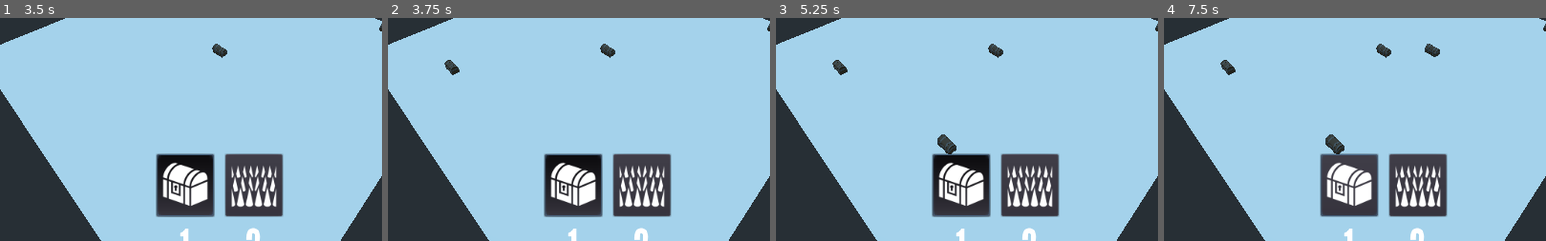
Above: before the commit, frames 1-4 (left to right).
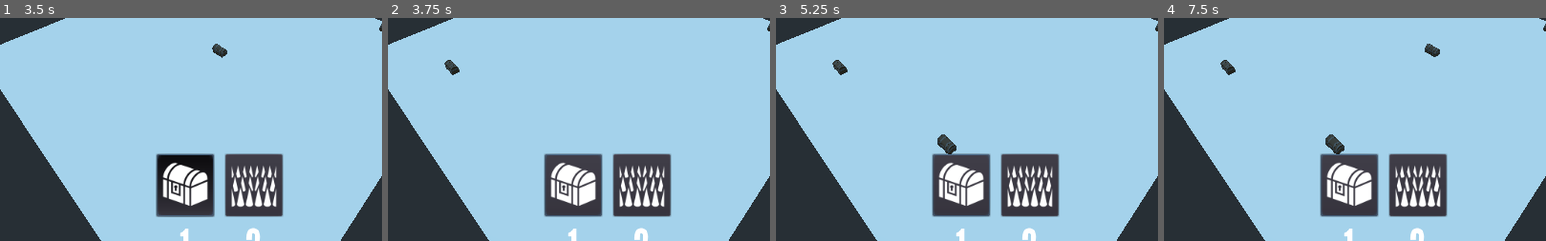
Above: after the commit, the same moments.

Repository: rcorre/wildjam-39
Game: Godot game, scene res://scenes/DungeonMasterScene.tscn
Two runs of this game, one before a commit and one after it. Both use one fixed random seed, a clock stepped at 60 frames per second and the inputs below.
Inputs (mouse positions are % of the whole screen's width and height, from its top left):
- Up to frame 1 (3.5 s): click (46, 80) at 0.52 s; click (46, 80) at 1.27 s; click (46, 80) at 2.02 s; tap Enter at 2.75 s; move the mouse to (72, 45) at 2.77 s; press the mouse at (72, 45) at 2.78 s
- Up to frame 2 (3.75 s): tap Space at 3.5 s; move the mouse to (30, 55) at 3.52 s; release the mouse at (30, 55) at 3.53 s; click (30, 55) at 3.6 s
- Up to frame 3 (5.25 s): tap Enter at 4.25 s; move the mouse to (60, 28) at 4.27 s; press the mouse at (60, 28) at 4.28 s; tap Space at 5 s; move the mouse to (45, 70) at 5.02 s; release the mouse at (45, 70) at 5.03 s; click (45, 70) at 5.1 s
- Up to frame 4 (7.5 s): tap Enter at 5.75 s; move the mouse to (80, 65) at 5.77 s; press the mouse at (80, 65) at 5.78 s; tap Space at 6.5 s; move the mouse to (20, 35) at 6.52 s; release the mouse at (20, 35) at 6.53 s; click (20, 35) at 6.6 s; move the mouse to (55, 50) at 7.27 s; press the mouse at (55, 50) at 7.28 s
The pictures show only the part of the screen within x 21-71%, y 42-92%; the shares and areas given below are measured in that part.

Frame 1 is identical in both runs. In frame 2, 1.6% of the frame differs, in the area x 40-60%, y 11-90%; in frame 3, 1.6%; in frame 4, 0.2%.

Commit message:
Add shortcuts for prop placement.

Diff:
--- a/project.godot
+++ b/project.godot
@@ -1089,6 +1089,31 @@
 "events": [ Object(InputEventMouseButton,"resource_local_to_scene":false,"resource_name":"","device":0,"alt":false,"shi …(212 unchanged characters)…
  ]
 }
+prop1={
+"deadzone": 0.5,
+"events": [ Object(InputEventKey,"resource_local_to_scene":false,"resource_name":"","device":0,"alt":false,"shift":false,"control":false,"meta":false,"command":false,"pressed":false,"scancode":49,"physical_scancode":0,"unicode":0,"echo":false,"script":null)
+ ]
+}
+prop2={
+"deadzone": 0.5,
+"events": [ Object(InputEventKey,"resource_local_to_scene":false,"resource_name":"","device":0,"alt":false,"shift":false,"control":false,"meta":false,"command":false,"pressed":false,"scancode":50,"physical_scancode":0,"unicode":0,"echo":false,"script":null)
+ ]
+}
+prop3={
+"deadzone": 0.5,
+"events": [ Object(InputEventKey,"resource_local_to_scene":false,"resource_name":"","device":0,"alt":false,"shift":false,"control":false,"meta":false,"command":false,"pressed":false,"scancode":51,"physical_scancode":0,"unicode":0,"echo":false,"script":null)
+ ]
+}
+prop4={
+"deadzone": 0.5,
+"events": [ Object(InputEventKey,"resource_local_to_scene":false,"resource_name":"","device":0,"alt":false,"shift":false,"control":false,"meta":false,"command":false,"pressed":false,"scancode":52,"physical_scancode":0,"unicode":0,"echo":false,"script":null)
+ ]
+}
+prop5={
+"deadzone": 0.5,
+"events": [ Object(InputEventKey,"resource_local_to_scene":false,"resource_name":"","device":0,"alt":false,"shift":false,"control":false,"meta":false,"command":false,"pressed":false,"scancode":53,"physical_scancode":0,"unicode":0,"echo":false,"script":null)
+ ]
+}
 
 [physics]
 
--- a/scenes/DungeonMasterScene.tscn
+++ b/scenes/DungeonMasterScene.tscn
@@ -22,7 +22,21 @@
 [sub_resource type="Theme" id=4]
 default_font = SubResource( 3 )
 
+[sub_resource type="InputEventAction" id=8]
+action = "prop1"
+pressed = true
+
+[sub_resource type="ShortCut" id=9]
+shortcut = SubResource( 8 )
+
 [sub_resource type="ButtonGroup" id=5]
+
+[sub_resource type="InputEventAction" id=6]
+action = "prop2"
+pressed = true
+
+[sub_resource type="ShortCut" id=7]
+shortcut = SubResource( 6 )
 
 [node name="DungeonMasterScene" type="Spatial"]
 
@@ -68,6 +82,7 @@
 margin_right = 76.0
 margin_bottom = 83.0
 toggle_mode = true
+shortcut = SubResource( 9 )
 group = SubResource( 5 )
 icon = ExtResource( 2 )
 script = ExtResource( 8 )
@@ -89,6 +104,7 @@
 margin_right = 76.0
 margin_bottom = 83.0
 toggle_mode = true
+shortcut = SubResource( 7 )
 group = SubResource( 5 )
 icon = ExtResource( 4 )
 script = ExtResource( 5 )
--- a/scenes/Floor.gd
+++ b/scenes/Floor.gd
@@ -7,6 +7,8 @@
 	Events.connect("prop_selected", self, "_on_prop_selected")
 
 func _on_prop_selected(scene: PackedScene):
+	if selected_prop:
+		selected_prop.queue_free()
 	selected_prop = scene.instance()
 	add_child(selected_prop)
 
Not shown: 1 places in scenes/DungeonMasterScene.tscn that only renumber resources
